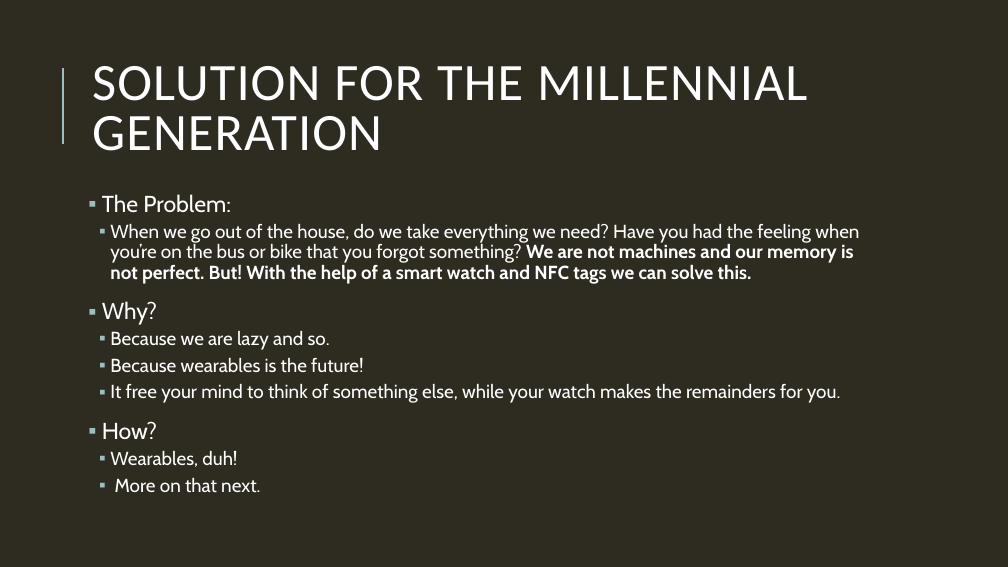
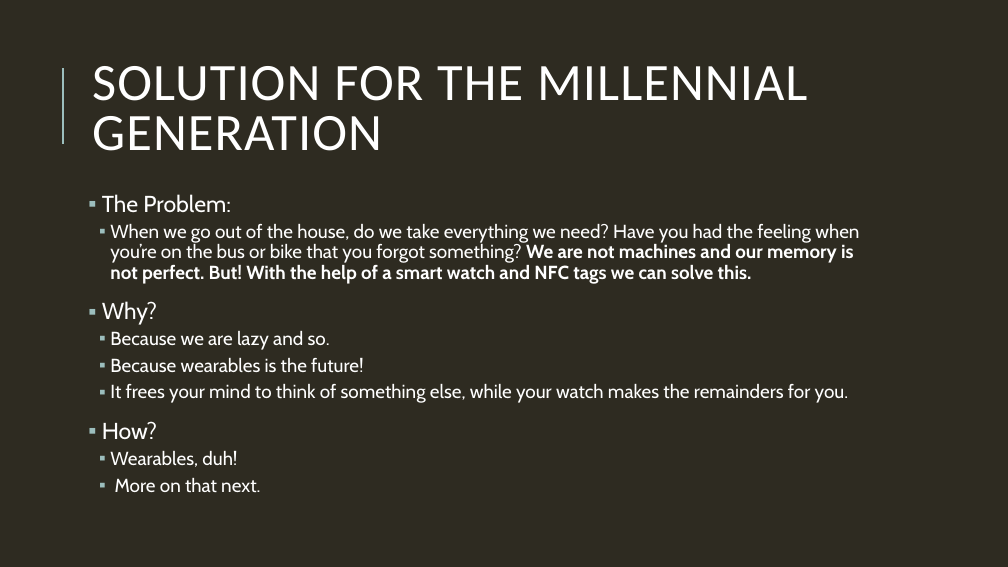
Before and after one commit to Uni-Freiburg-Wearable-Devices-WS14/Wearables_Project_Mobile, a slide deck: slide 2 of Intro_Presentation.pptx. Drawn at 1008x567 pixels with LibreOffice and Linux fonts; fonts in the diff are those of the drawing. Boxes give left, top, right and bottom in pixels: in the first picture for what was removed or moved away, otherwise in the second. Text is boxed around its words. In the diff, an @@ line names an element or a change of style, - is before the commit and + after.

```diff
--- a/Intro_Presentation.pptx
+++ b/Intro_Presentation.pptx
@@ text at <box>110,384,848,403</box>: text changed @@
-  ▪ It free your mind to think of something else, while your watch makes the remainders for you.
+  ▪ It frees your mind to think of something else, while your watch makes the remainders for you.
```
Also in this commit, not shown: 4 other slides changed, 1 other file.
